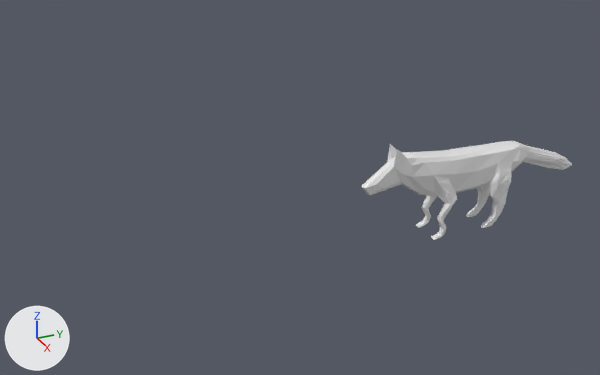
The Blender file wolf.blend as it was, and as the next commit left it.
Before and after are seen from a 50 mm lens placed at (111.7, -85.7, 69.4), pointed at (-1.0, -34.9, 13.0). The axes (+X, +Y, +Z) are drawn at lower left. The lights are the same throughout.
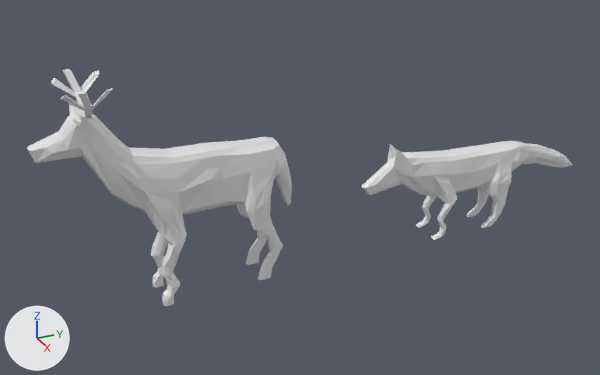
The change, as a diff of the scene's bpy script:
```diff
--- a/wolf.blend.py
+++ b/wolf.blend.py
@@ mat_material_001 @@
+mat_material_001 = principled_material('Material.001')
+mat_material_001.base_color = (0.8, 0.8, 0.8)  # white #e7e7e7
+mat_material_001.roughness = 0.4
@@ me_cube_002 @@
+me_cube_002.from_pydata(...)  # 348 vertices, 329 faces; spans x 0.0..1.99, y -1.29..4.12, z -3.97..6.45
+me_cube_002.materials.append(mat_material_001)  # white #e7e7e7
@@ ob_cube_001 @@
+ob_cube_001 = bpy.data.objects.new('Cube.001', me_cube_002)
+ob_cube_001.location = (0.0, -46.5, 13.3)
+ob_cube_001.scale = (3.06, -7.22, 3.47)
+_m = ob_cube_001.modifiers.new('Mirror', 'MIRROR')
```

Where the change shows, as pixel boxes [x1, y1, x2, y2] in the pictures (600 x 375 px):
'Cube.001', added: after [27, 69, 292, 306]
